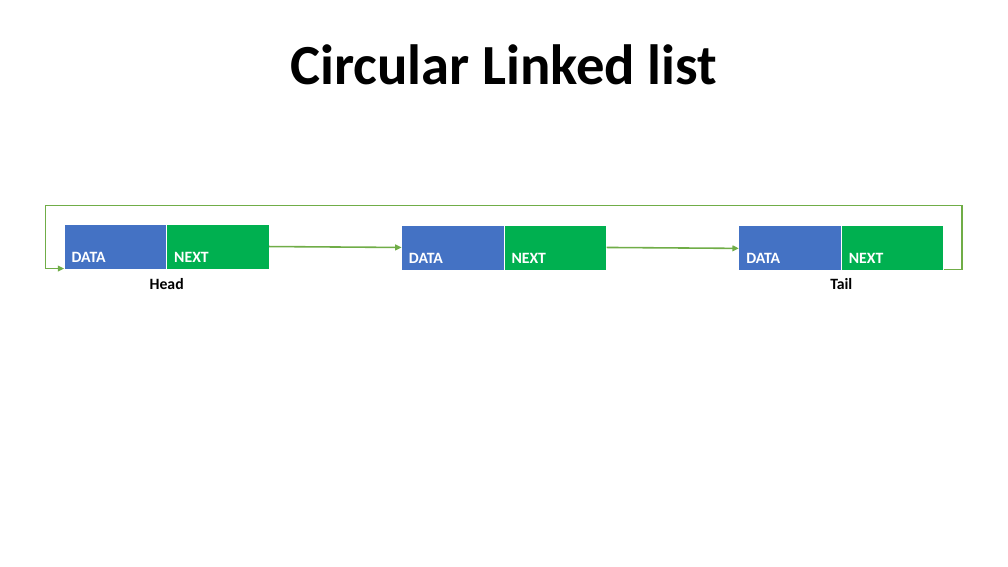
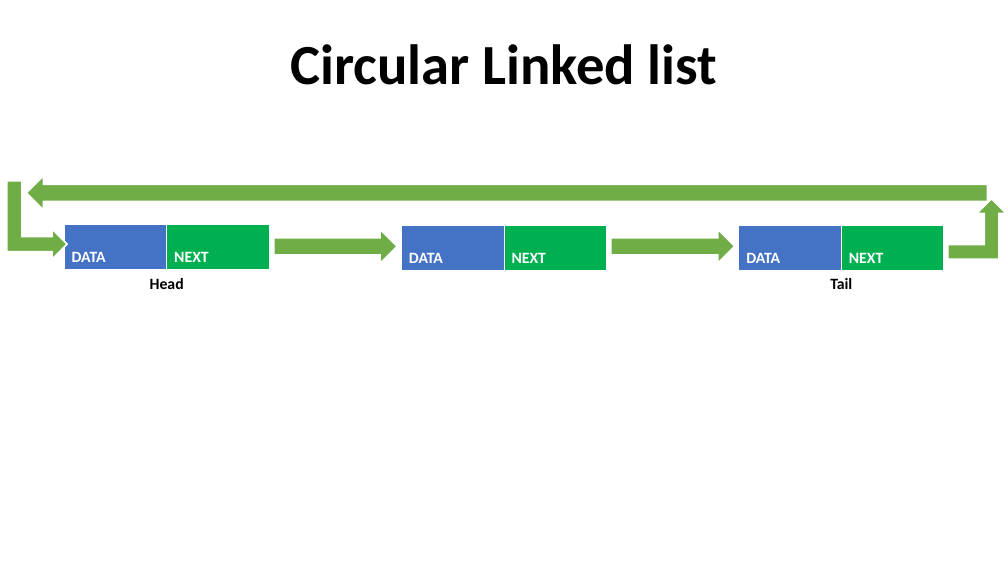
Before and after one commit to robitussin/CCDATRCL, a slide deck: slide 12 of 2 - Linked List/Linkedlist.pptx. Drawn at 1008x567 pixels with LibreOffice and Linux fonts; fonts in the diff are those of the drawing; background and template pictures are left out. Boxes give left, top, right and bottom in pixels: in the first picture for what was removed or moved away, otherwise in the second. Text is boxed around its words. In the diff, an @@ line names an element or a change of style, - is before the commit and + after.

```diff
--- a/2 - Linked List/Linkedlist.pptx
+++ b/2 - Linked List/Linkedlist.pptx
@@ right arrow added at bbox=[26, 176, 988, 210], fill #70AD47, outline #FFFFFF 1.5 pt @@
@@ bent up arrow added at bbox=[7, 181, 67, 259], fill #70AD47, outline #FFFFFF 1.5 pt @@
@@ elbow arrow removed from (944, 269) to (64, 268) @@
@@ bent up arrow added at bbox=[948, 199, 1006, 259], fill #70AD47, outline #FFFFFF 1.5 pt @@
@@ right arrow added at bbox=[274, 229, 397, 263], fill #70AD47, outline #FFFFFF 1.5 pt @@
@@ right arrow added at bbox=[611, 229, 735, 263], fill #70AD47, outline #FFFFFF 1.5 pt @@
@@ arrow removed from (269, 247) to (402, 247) @@
@@ arrow removed from (606, 247) to (739, 249) @@
```
Also in this commit, not shown: 6 other slides changed.
